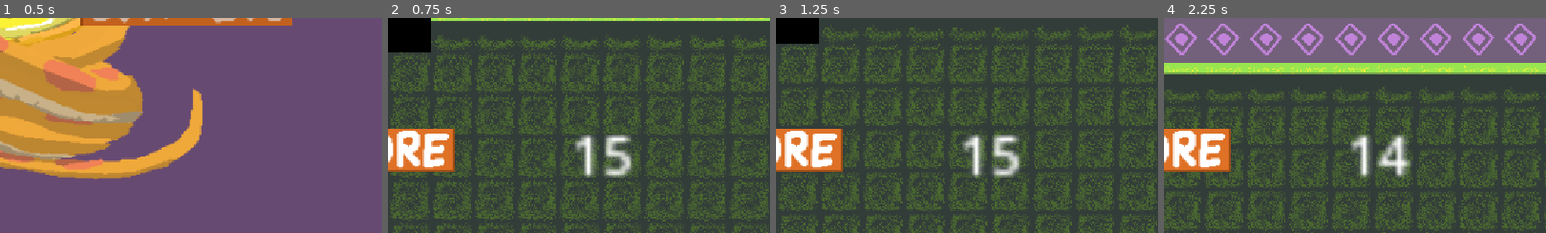
Above: before the commit, frames 1-4 (left to right).
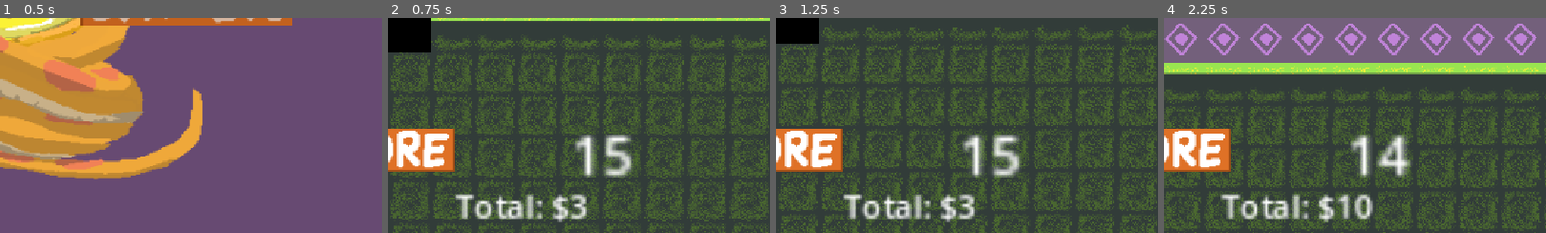
Above: after the commit, the same moments.

Repository: tgruenewald/LD58
Game: Godot game, scene res://scenes/main_menu.tscn
Two runs of this game, one before a commit and one after it. Both use one fixed random seed, a clock stepped at 60 frames per second and the inputs below.
Inputs (mouse positions are % of the whole screen's width and height, from its top left):
- Up to frame 1 (0.5 s): no input
- Up to frame 2 (0.75 s): click (24, 47) at 0.5 s
- Up to frame 3 (1.25 s): no input
- Up to frame 4 (2.25 s): tap Enter (ui_accept) at 1.25 s; move the mouse to (72, 45) at 1.27 s; hold D (move_right) 1.28-2 s; hold X 1.28-2 s; click (72, 45) at 1.42 s; tap Space (jump) at 1.52 s; drag from (30, 55) to (48, 38) at 2.02 s
The pictures show only the part of the screen within x 50-100%, y 50-100%; the shares and areas given below are measured in that part.

Frame 1 is identical in both runs. In frame 2, 2.4% of the frame differs, in the area x 17-53%, y 81-96%; in frame 3, 2.4%; in frame 4, 2.7%, in the area x 14-55%, y 81-96%.

Commit message:
total score

Diff:
--- a/Scripts/master.gd
+++ b/Scripts/master.gd
@@ -1,6 +1,7 @@
 extends Node
 
 var wallet = 0
+var totalAccumulated = 0
 var timeAdd = 0
 var jumpHeightAdd = 0
 var jumpAdd = 0
@@ -9,10 +10,13 @@
 var magnet = 1;
 func addPick ():
 	wallet += 1
+	totalAccumulated += 1
 	#print(wallet)
 
 func getWallet():
 	return wallet
+func getTotalAccumulated():
+	return totalAccumulated
 func spend(amount: int):
 	wallet -= amount
 	pass
--- a/Scripts/ui.gd
+++ b/Scripts/ui.gd
@@ -4,6 +4,7 @@
 @onready var timer: Timer = $Timer
 @onready var time_counter: Label = $TimeCounter
 @onready var store_button: TextureButton = $StoreButton
+@onready var total_accumulated: Label = $TotalAccumulated
 var timeBase = 15
 var time
 var player_node: Node2D
@@ -23,6 +24,7 @@
 func _process(delta: float) -> void:
 	money_amount.text = "$" + str(Master.getWallet())
 	time_counter.text = str(time)
+	total_accumulated.text = "Total: $" + str(Master.getTotalAccumulated())
 	if time <= 0:
 		time = timeBase
 		get_tree().change_scene_to_file("res://scenes/shop.tscn")
@@ -37,6 +39,7 @@
 		# Set scale for score and timer (1.5x bigger, using cleaner scale)
 		money_amount.scale = Vector2(5.0, 5.0)  # Reduced from 6.0 to 5.0 for less fuzziness
 		time_counter.scale = Vector2(5.0, 5.0)  # Reduced from 6.0 to 5.0 for less fuzziness
+		total_accumulated.scale = Vector2(3.0, 3.0)  # Smaller scale for total
 
 		# Centered positioning (accounting for element widths and scale)
 		# Shifted left to account for the actual element sizes
@@ -45,6 +48,8 @@
 		time_counter.position = Vector2(center_x - 175, bottom_y - 25)  # Moved further left
 		# Store button is now 2x scale (200x100 pixels), so shift left by 100 to center it
 		store_button.position = Vector2(center_x - 125, bottom_y - 25)  # Adjusted for larger button size
+		# Total accumulated below the store button
+		total_accumulated.position = Vector2(center_x - 100, bottom_y + 75)  # Below store button
 
 	# Add hover effect to store button
 	if store_button.is_hovered():
--- a/scenes/ui.tscn
+++ b/scenes/ui.tscn
@@ -37,5 +37,14 @@
 texture_hover = ExtResource("2_store")
 stretch_mode = 5
 
+[node name="TotalAccumulated" type="Label" parent="."]
+offset_left = 600.0
+offset_top = 600.0
+offset_right = 800.0
+offset_bottom = 650.0
+scale = Vector2(3, 3)
+text = "Total: $0"
+horizontal_alignment = 1
+
 [connection signal="timeout" from="Timer" to="." method="_on_timer_timeout"]
 [connection signal="pressed" from="StoreButton" to="." method="_on_store_button_pressed"]
